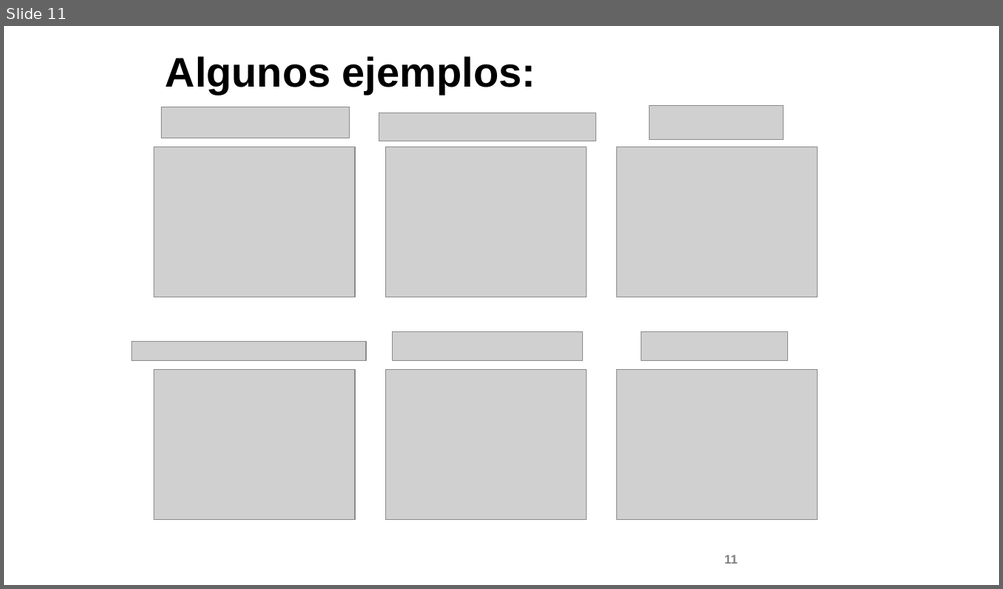
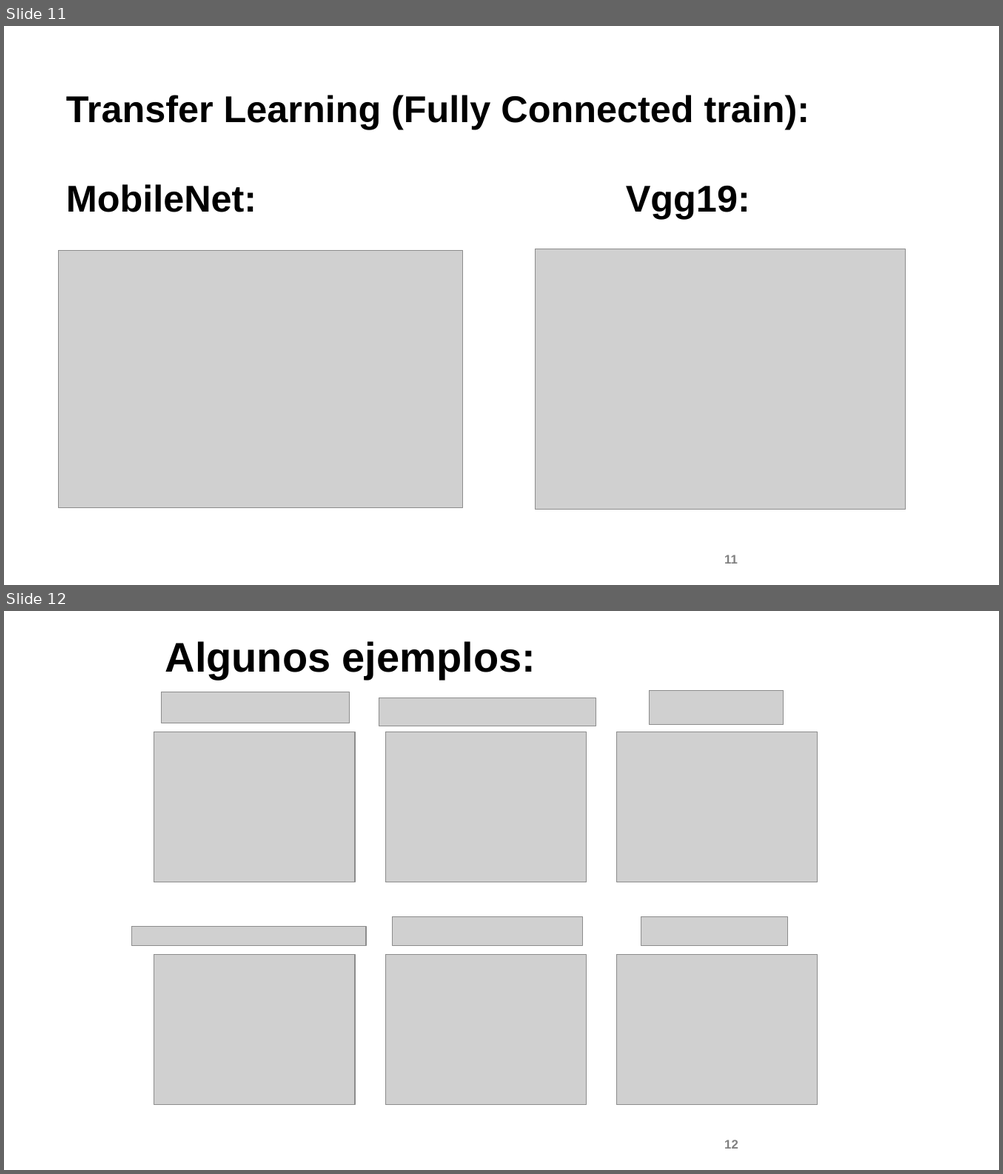
Before and after one commit to pecons/proyectoCV, a slide deck: presentation/presentaciónFinal.pptx. Shown one above the other, each under a label of ours: slide 11 before the commit, slides 11 and 12 after it. The pictures are 1003x589 and 1003x1174 pixels, drawn with LibreOffice and Linux fonts; fonts in the diff are those of the drawing; grey boxes stand for pictures; background and template pictures are left out. Boxes give left, top, right and bottom in pixels: in the first picture for what was removed or moved away, otherwise in the second. Text is boxed around its words. In the diff, an @@ line names an element or a change of style, - is before the commit and + after.

Commit message:
pptx update

```diff
--- a/presentation/presentaciónFinal.pptx
+++ b/presentation/presentaciónFinal.pptx
@@ slide 11 added at box(4, 26, 999, 585), background picture (left out) @@
@@ title added at box(66, 95, 810, 219), 36 pt, text #000000, bold @@
+Transfer Learning (Fully Connected train):
+MobileNet: Vgg19:
@@ picture added at box(59, 250, 463, 508) @@
@@ picture added at box(535, 249, 905, 510) @@
@@ page number added at box(724, 555, 737, 564), 12 pt, text #808080, bold @@
+11
@@ what was slide 11 is now slide 12 @@
@@ page number at box(724, 1140, 738, 1149): text changed @@
-11
+12
```
Also in this commit, not shown: 3 other files.
